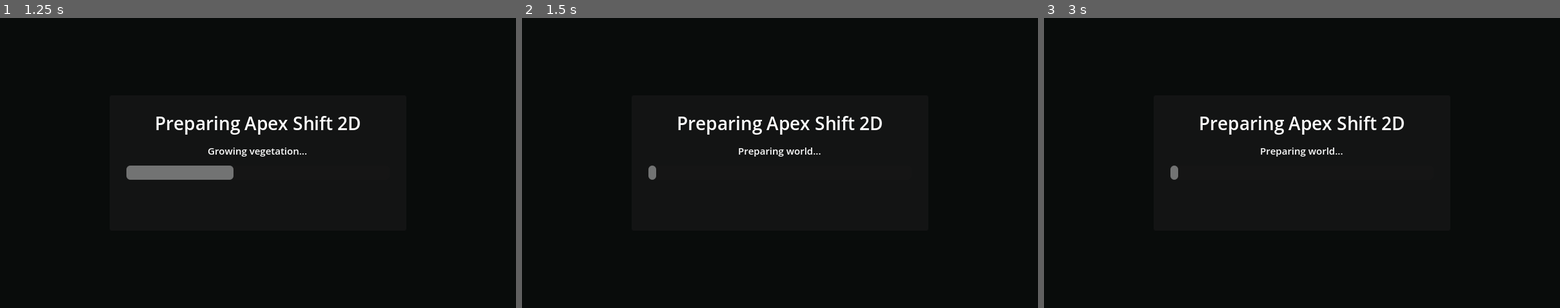
Above: before the commit, frames 1-3 (left to right).
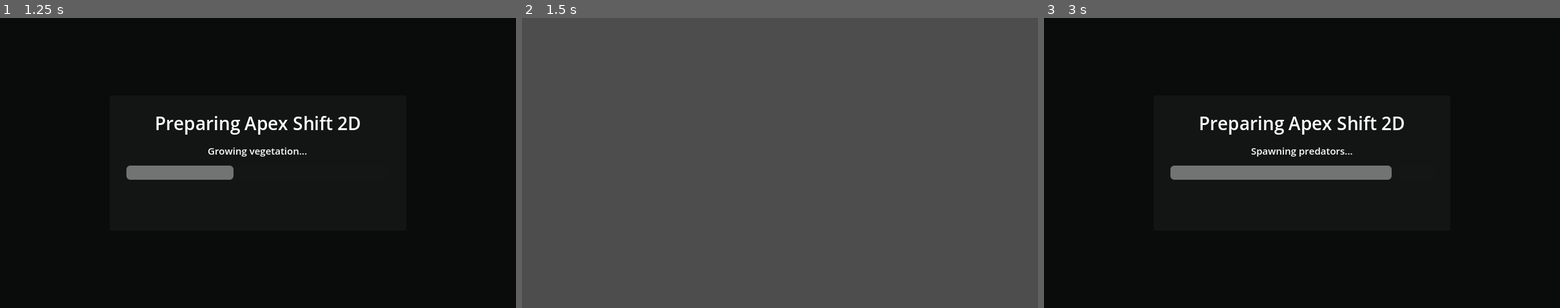
Above: after the commit, the same moments.

Repository: krisstoof/apex-shift-2d
Game: Godot game, scene res://tests/integration/integration_test_runner.tscn
Two runs of this game, one before a commit and one after it. Both use one fixed random seed, a clock stepped at 60 frames per second and the inputs below. This scene is started directly instead of the project's main scene.
Inputs (mouse positions are in pixels of both pictures, inside the frame that each line leads up to):
- Up to frame 1 (1.25 s): tap Enter at 0.5 s; move the mouse to (371, 148) at 0.52 s; hold D (move_right) from 0.53 s (still down); hold Shift from 0.53 s (still down); click (371, 148) at 0.67 s; tap Space at 0.77 s
- Up to frame 2 (1.5 s): tap Space at 1.25 s; move the mouse to (676, 177) at 1.27 s; release D (move_right) at 1.28 s; release Shift at 1.28 s; hold S (move_down) from 1.28 s (still down); tap E at 1.35 s
- Up to frame 3 (3 s): tap Space at 1.52, 2.75 s; tap Enter at 2 s; move the mouse to (1353, 99) at 2.02 s; release S (move_down) at 2.03 s; hold D (move_right) 2.03-2.78 s; tap G at 2.1 s; move the mouse to (1276, 221) at 2.77 s; hold W (move_up) from 2.78 s (still down); tap 1 at 2.85 s; click (1276, 221) at 2.92 s

Frame 1 is identical in both runs. In frame 2, 100% of the frame differs, in the area x 0-100%, y 0-100%; in frame 3, 2.3%.

Commit message:
PERFORMANCE/#156 Throttle creature AI decisions after render bottleneck is reduced

Diff:
--- a/scripts/creatures/grazer.gd
+++ b/scripts/creatures/grazer.gd
@@ -69,7 +69,9 @@
 var dropped_meat := false
 var last_food_source := "none"
 var decision_reason := "spawn"
+var ai_decision_interval := 0.35
 var ai_decision_timer := 0.0
+var ai_decision_count := 0
 var rng := RandomNumberGenerator.new()
 var hunger_diet := HUNGER_DIET.new()
 
@@ -233,21 +235,16 @@
 	age_seconds += delta
 	hunger_diet.tick(delta, velocity.length() / max(speed, 1.0))
 	_sync_hunger_fields()
-	if _should_update_ai_decision(delta):
+	ai_decision_timer -= delta
+	if ai_decision_timer <= 0.0:
+		ai_decision_timer = ai_decision_interval
+		ai_decision_count += 1
 		_update_state()
 	_act(delta)
 	move_and_slide()
 	_enforce_world_bounds()
 
 
-func _should_update_ai_decision(delta: float) -> bool:
-	ai_decision_timer -= delta
-	if ai_decision_timer > 0.0:
-		return false
-	ai_decision_timer = AI_DECISION_INTERVAL_SECONDS
-	return true
-
-
 func force_ai_decision_for_tests() -> void:
 	ai_decision_timer = 0.0
 	_update_state()
@@ -255,6 +252,14 @@
 
 func force_consume_plants_for_tests() -> void:
 	_consume_plants()
+
+
+func get_ai_performance_debug() -> Dictionary:
+	return {
+		"decision_interval": ai_decision_interval,
+		"decision_timer": ai_decision_timer,
+		"decision_count": ai_decision_count
+	}
 
 
 func _update_state() -> void:
@@ -302,6 +307,11 @@
 	var nearest_meat := _find_nearest_meat_drop(food_search_range)
 	var hunger_stage := hunger_diet.get_hunger_stage()
 	var risk_drive: float = hunger_diet.get_risk_drive()
+	if hunger_stage == "hungry" and _has_valid_plant_target(food_search_range):
+		decision_reason = "hungry_prefer_plants"
+		wander_target = _clamp_to_world(plant_target.global_position)
+		_set_state(State.SEEK_FOOD)
+		return
 	if hunger_stage == "hungry" and is_instance_valid(nearest_plant):
 		decision_reason = "hungry_prefer_plants"
 		plant_target = nearest_plant
@@ -324,7 +334,7 @@
 		_set_state(State.SCAVENGE)
 		return
 	if hunger_stage == "hungry" and biomass_percent >= low_biomass_percent:
-		if _set_nearest_plant_target(food_search_range):
+		if _has_valid_plant_target(food_search_range) or _set_nearest_plant_target(food_search_range):
 			decision_reason = "hungry_biomass_seek_plant"
 			_set_state(State.SEEK_FOOD)
 		else:
@@ -500,9 +510,26 @@
 	return float(nearest.consume_by_creature(self, plant_consumption_rate))
 
 
+func _has_valid_plant_target(search_range: float) -> bool:
+	if not is_instance_valid(plant_target):
+		return false
+	if not plant_target.is_in_group("edible_vegetation"):
+		return false
+	if plant_target.global_position.distance_to(global_position) > search_range * 1.25:
+		return false
+	return true
+
+
 func _try_update_plant_target() -> bool:
+	var food_search_range := _get_food_search_range()
+	if _has_valid_plant_target(food_search_range):
+		wander_target = _clamp_to_world(plant_target.global_position)
+		if global_position.distance_to(plant_target.global_position) <= _get_vegetation_consume_distance(plant_target):
+			_set_state(State.EAT_PLANTS)
+			state_time = eat_duration_seconds
+		return true
 	if not is_instance_valid(plant_target) or not _is_edible_vegetation_target(plant_target):
-		if not _set_nearest_plant_target(_get_food_search_range()):
+		if not _set_nearest_plant_target(food_search_range):
 			_set_state(State.WANDER)
 			_pick_wander_target()
 			return true
--- a/scripts/creatures/small_prey.gd
+++ b/scripts/creatures/small_prey.gd
@@ -59,7 +59,9 @@
 var dropped_meat := false
 var last_food_source := "none"
 var decision_reason := "spawn"
+var ai_decision_interval := 0.30
 var ai_decision_timer := 0.0
+var ai_decision_count := 0
 var rng := RandomNumberGenerator.new()
 var hunger_diet := HUNGER_DIET.new()
 
@@ -217,24 +219,27 @@
 	age_seconds += delta
 	hunger_diet.tick(delta, velocity.length() / max(speed, 1.0))
 	_sync_hunger_fields()
-	if _should_update_ai_decision(delta):
+	ai_decision_timer -= delta
+	if ai_decision_timer <= 0.0:
+		ai_decision_timer = ai_decision_interval
+		ai_decision_count += 1
 		_update_state()
 	_act(delta)
 	move_and_slide()
 	_enforce_world_bounds()
 
 
-func _should_update_ai_decision(delta: float) -> bool:
-	ai_decision_timer -= delta
-	if ai_decision_timer > 0.0:
-		return false
-	ai_decision_timer = AI_DECISION_INTERVAL_SECONDS
-	return true
-
-
 func force_ai_decision_for_tests() -> void:
 	ai_decision_timer = 0.0
 	_update_state()
+
+
+func get_ai_performance_debug() -> Dictionary:
+	return {
+		"decision_interval": ai_decision_interval,
+		"decision_timer": ai_decision_timer,
+		"decision_count": ai_decision_count
+	}
 
 
 func _update_state() -> void:
@@ -265,7 +270,8 @@
 		decision_reason = "locked_food_target" if is_instance_valid(plant_target) else decision_reason
 		return
 	if eat_cooldown <= 0.0 and hunger_diet.is_hungry():
-		if _set_nearest_plant_target(_get_food_search_range()):
+		var food_search_range := _get_food_search_range()
+		if _has_valid_food_target(food_search_range) or _set_nearest_plant_target(food_search_range):
 			decision_reason = "hungry_seek_plant"
 			_set_state(State.SEEK_FOOD)
 		elif hunger_diet.is_starving():
@@ -416,9 +422,26 @@
 	return 0.0
 
 
+func _has_valid_food_target(search_range: float) -> bool:
+	if not is_instance_valid(plant_target):
+		return false
+	if not plant_target.is_in_group("edible_vegetation"):
+		return false
+	if plant_target.global_position.distance_to(global_position) > search_range * 1.25:
+		return false
+	return true
+
+
 func _try_update_plant_target() -> bool:
+	var food_search_range := _get_food_search_range()
+	if _has_valid_food_target(food_search_range):
+		wander_target = _clamp_to_world(plant_target.global_position)
+		if global_position.distance_to(plant_target.global_position) <= vegetation_consume_range:
+			_set_state(State.EAT)
+			state_time = eat_duration_seconds
+		return true
 	if not is_instance_valid(plant_target) or not _is_edible_vegetation_target(plant_target):
-		if not _set_nearest_plant_target(_get_food_search_range()):
+		if not _set_nearest_plant_target(food_search_range):
 			_set_state(State.WANDER)
 			_pick_wander_target()
 			return true
--- a/scripts/creatures/varnak.gd
+++ b/scripts/creatures/varnak.gd
@@ -57,7 +57,9 @@
 var dropped_meat := false
 var last_food_source := "none"
 var decision_reason := "spawn"
+var ai_decision_interval := 0.30
 var ai_decision_timer := 0.0
+var ai_decision_count := 0
 var is_dead := false
 var meat_diet := 1.0
 var scavenger_diet := 0.45
@@ -199,7 +201,10 @@
 	if eat_visual_time > 0.0:
 		eat_visual_time = max(eat_visual_time - delta, 0.0)
 		queue_redraw()
-	if _should_update_ai_decision(delta):
+	ai_decision_timer -= delta
+	if ai_decision_timer <= 0.0:
+		ai_decision_timer = ai_decision_interval
+		ai_decision_count += 1
 		_update_state()
 	_act(delta)
 	_update_individual_energy(delta, velocity.length() / max(speed, 1.0))
@@ -207,17 +212,17 @@
 	_enforce_world_bounds()
 
 
-func _should_update_ai_decision(delta: float) -> bool:
-	ai_decision_timer -= delta
-	if ai_decision_timer > 0.0:
-		return false
-	ai_decision_timer = AI_DECISION_INTERVAL_SECONDS
-	return true
-
-
 func force_ai_decision_for_tests() -> void:
 	ai_decision_timer = 0.0
 	_update_state()
+
+
+func get_ai_performance_debug() -> Dictionary:
+	return {
+		"decision_interval": ai_decision_interval,
+		"decision_timer": ai_decision_timer,
+		"decision_count": ai_decision_count
+	}
 
 
 func take_damage(amount: float, source: String) -> void:
@@ -290,7 +295,7 @@
 	if state == State.EAT_MEAT and _try_update_meat_target():
 		decision_reason = "locked_meat_target" if is_instance_valid(meat_target) else decision_reason
 		return
-	if state == State.HUNT_ECOSYSTEM and target_lock_time > 0.0 and is_instance_valid(ecosystem_target) and _should_hunt_ecosystem(distance):
+	if state == State.HUNT_ECOSYSTEM and target_lock_time > 0.0 and _has_valid_ecosystem_target(_get_prey_detect_radius()) and _should_hunt_ecosystem(distance):
 		decision_reason = "locked_ecosystem_prey"
 		return
 	if hunger >= _get_hungry_threshold() and _set_nearest_meat_target(_get_meat_search_range()):
@@ -638,6 +643,16 @@
 	return "small_prey"
 
 
+func _has_valid_ecosystem_target(detect_range: float) -> bool:
+	if not is_instance_valid(ecosystem_target):
+		return false
+	if not (ecosystem_target.is_in_group("small_prey") or ecosystem_target.is_in_group("grazer")):
+		return false
+	if ecosystem_target.global_position.distance_to(global_position) > detect_range * 1.25:
+		return false
+	return true
+
+
 func _get_current_biome_id() -> String:
 	var current_biome_id := _get_biome_id_for_position(global_position)
 	if not current_biome_id.is_empty():
--- a/tests/integration/test_new_game.gd
+++ b/tests/integration/test_new_game.gd
@@ -1,21 +1,17 @@
 extends RefCounted
 
-const MAIN_SCENE := preload("res://scenes/main.tscn")
+const INTEGRATION := preload("res://tests/integration/integration_test_utils.gd")
 const TEST_UTILS := preload("res://tests/unit/test_utils.gd")
 
 
 func run() -> Array[String]:
 	var failures: Array[String] = []
-	var tree := Engine.get_main_loop() as SceneTree
-	if tree == null:
+	var context := await INTEGRATION.boot_main()
+	var tree := context.get("tree") as SceneTree
+	var main := context.get("main") as Node
+	if tree == null or main == null:
 		failures.append("SceneTree is not available for the integration test run")
 		return failures
-	var original_scene := tree.current_scene
-
-	var main := MAIN_SCENE.instantiate()
-	tree.root.call_deferred("add_child", main)
-	tree.call_deferred("set_current_scene", main)
-	await main.ready
 
 	var world_boot := main.get_node_or_null("World")
 	if world_boot != null and world_boot.has_method("is_boot_ready") and not bool(world_boot.call("is_boot_ready")):
@@ -45,10 +41,6 @@
 		TEST_UTILS.expect_equal(grazers.size(), 3, failures, "Fresh game should spawn the expected visible grazer count")
 		TEST_UTILS.expect(world.call("get_world_rect").has_point(player.global_position), failures, "Player should spawn inside the world bounds")
 
-	if is_instance_valid(main):
-		main.queue_free()
-		await tree.process_frame
-	if is_instance_valid(original_scene):
-		tree.current_scene = original_scene
+	await INTEGRATION.shutdown_main(context)
 
 	return failures
